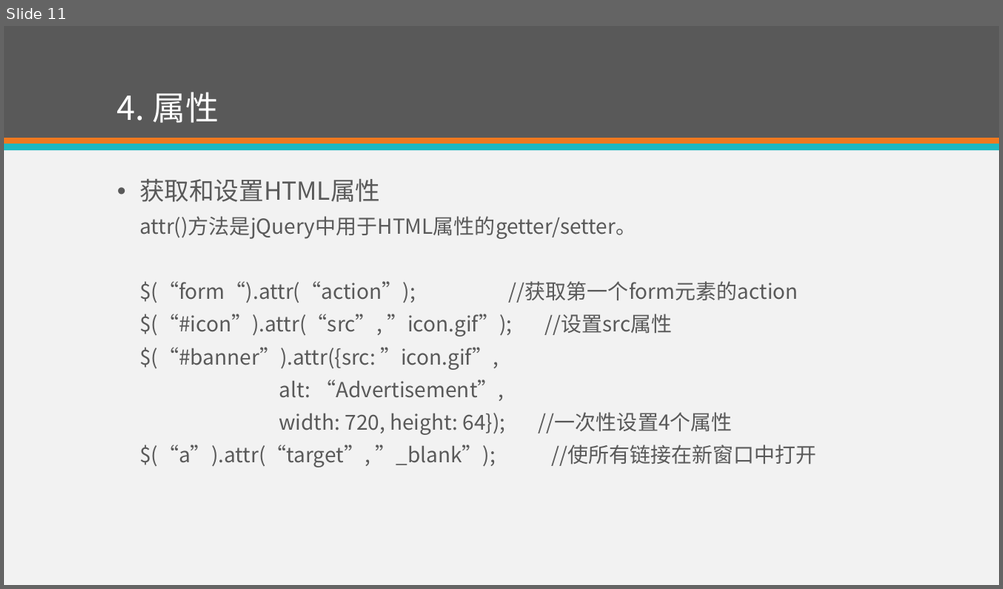
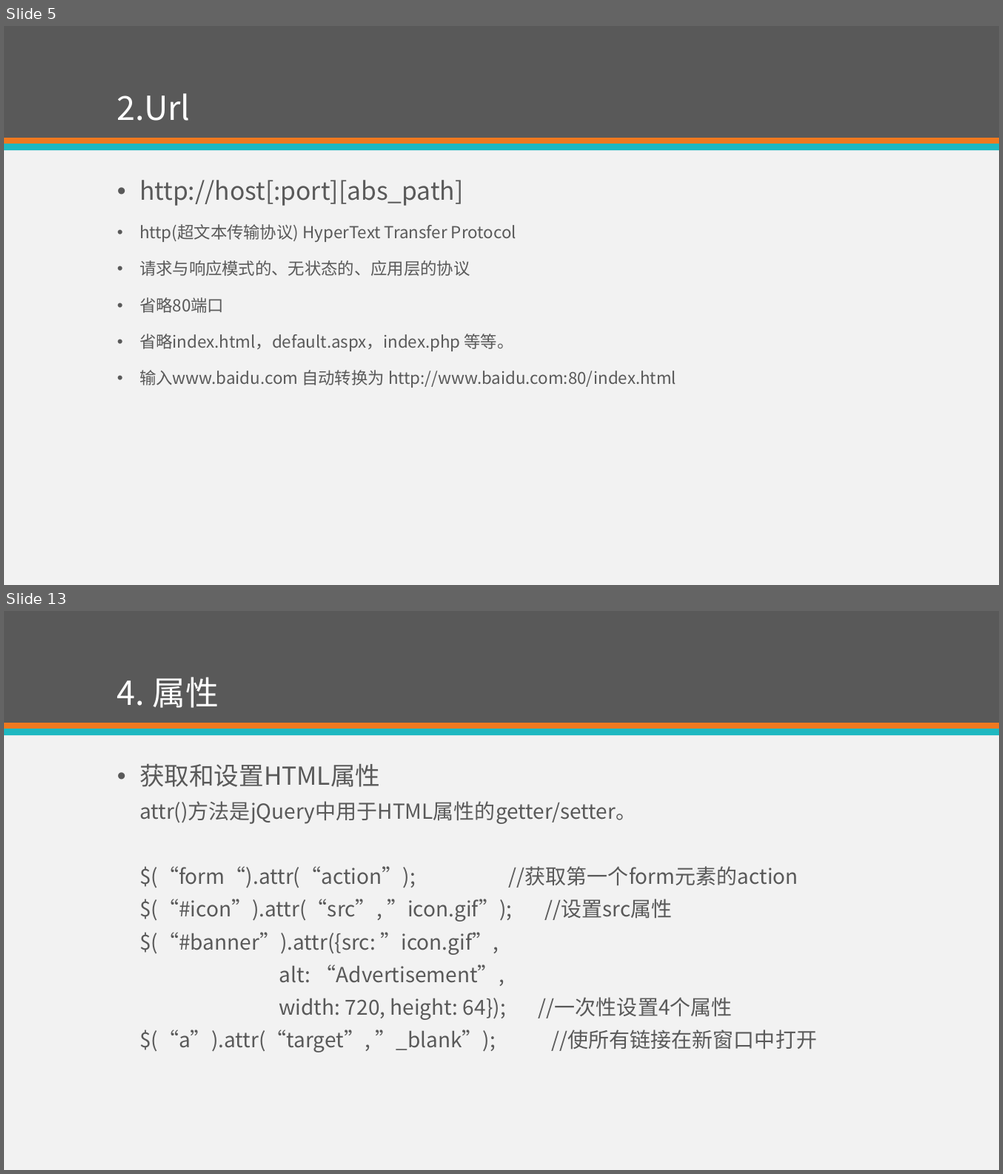
Before and after one commit to eventao/courseware, a slide deck: ppt/http.pptx. Shown one above the other, each under a label of ours: slide 11 before the commit, slides 5 and 13 after it; the slides between them are not shown. The pictures are 1003x589 and 1003x1174 pixels, drawn with LibreOffice and Linux fonts; fonts in the diff are those of the drawing. Boxes give left, top, right and bottom in pixels: in the first picture for what was removed or moved away, otherwise in the second. Text is boxed around its words. In the diff, an @@ line names an element or a change of style, - is before the commit and + after.

Commit message:
http

```diff
--- a/ppt/http.pptx
+++ b/ppt/http.pptx
@@ slide 5 added at box(4, 26, 999, 585), background #F2F2F2; not listed: 3 template elements that a slide beside it also shows @@
@@ title added at box(117, 93, 190, 121), 32 pt, text #FFFFFF @@
+2.Url
@@ text added at box(139, 180, 676, 388), 16 pt, text #595959 @@
+• http://host[:port][abs_path]
+• http(超文本传输协议) HyperText Transfer Protocol
+• 请求与响应模式的、无状态的、应用层的协议
+• 省略80端口
+• 省略index.html，default.aspx，index.php 等等。
+• 输入www.baidu.com 自动转换为 http://www.baidu.com:80/index.html
@@ what was slide 11 is now slide 13 @@
```
Also in this commit, not shown: 3 slides changed, 8 other slides added, 7 slides removed.
